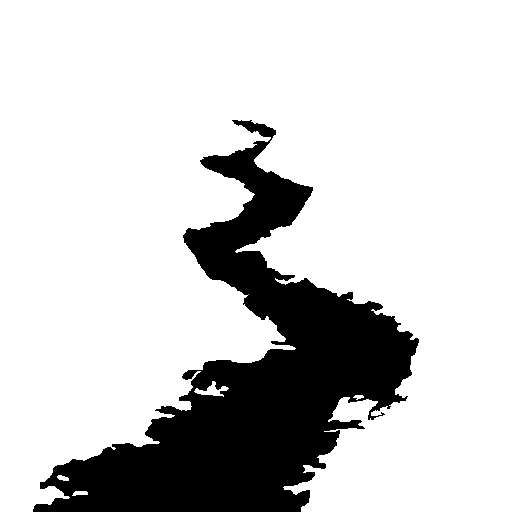
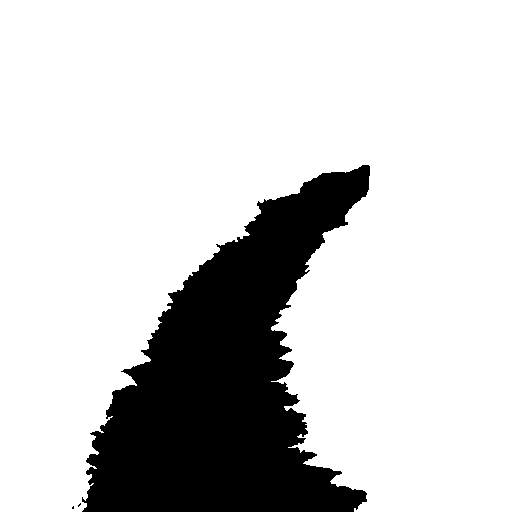
Layered file, before and after one edit (512x512). Changes by layer:
painted on "Overlay" over box(33, 120, 419, 512)
painted on "Hintergrund" over box(33, 120, 419, 512)
